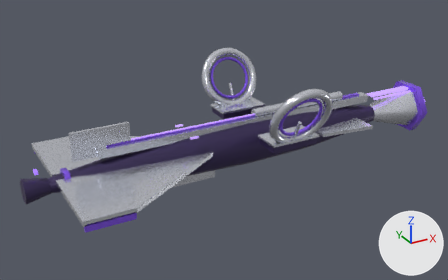
A saved change to the glTF model docs/concept-art/models/responsory-hadron.glb.
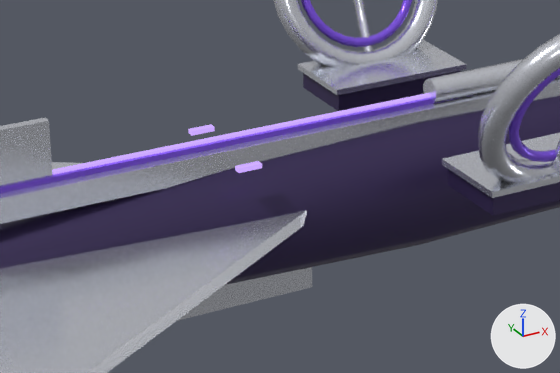
Each version appears first whole from a camera (50 mm lens) standing at (-62.9, -100.1, 51.5) and looking at (-6.8, 1.7, 0.5), and next in a close-up on the part from 25% to 66% of the width and 30% to 73% of the height. The axes (+X, +Y, +Z) are drawn at lower right. The lights are the same throughout. The older version's two pictures come first. Where no turn or scale is listed for an object, it has been applied to the vertices.

The first close-up shows 'blade_hull', 'blade_spine', 'cradle_lip_p', 'cradle_lip_s', 'dorsal_fin', 'emitter_barrel', 'keel', 'resonator_ring_p', 'resonator_ring_s', 'ring_cradle_p', 'spine_inlay', 'spine_thread', 'wing_s' and 8 more.
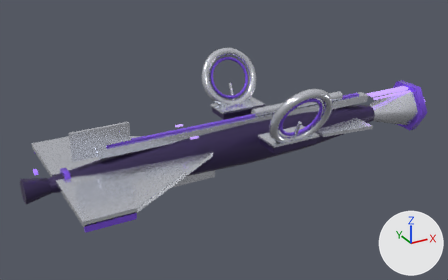
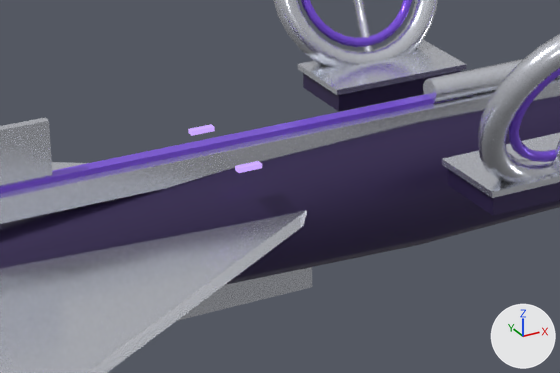
Where the change shows, as pixel boxes [x1, y1, x2, y2] in the close-ups (560 x 373 px):
'spine_thread', deleted (mostly hidden): before [52, 93, 431, 175]

What changed in the scene script:
```text
Remove ob_spine_thread:
    ob_spine_thread = bpy.data.objects.new('spine_thread', me_mesh_3)
    ob_spine_thread.location = (-6.1, 0.0, 5.62)
```
